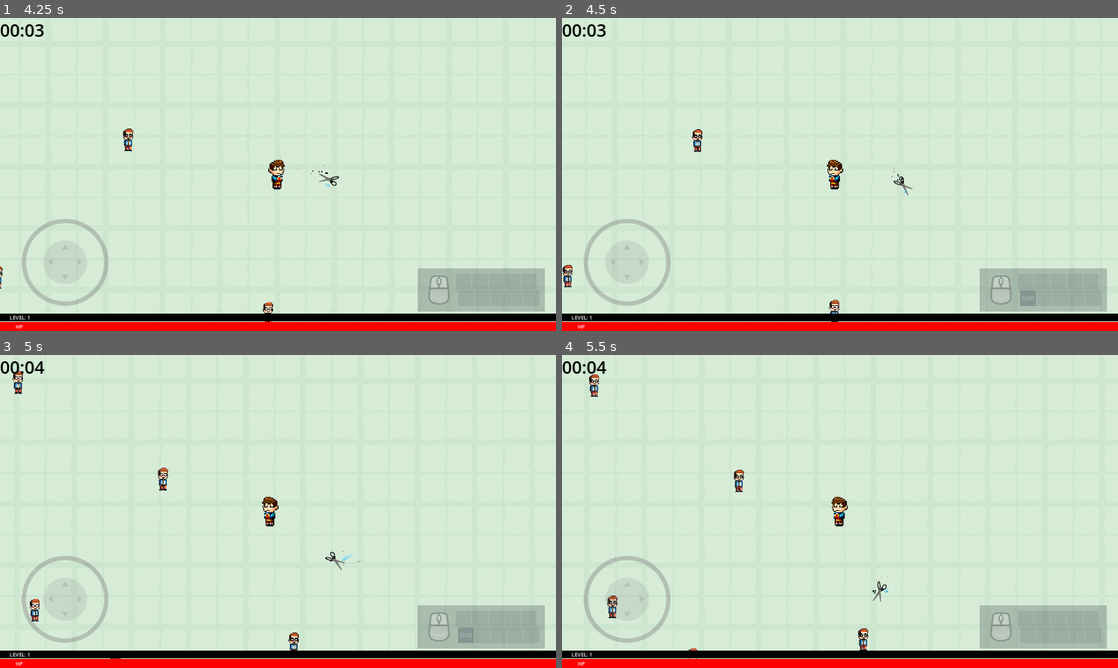
Above: before the commit, frames 1-4 (two rows, left to right).
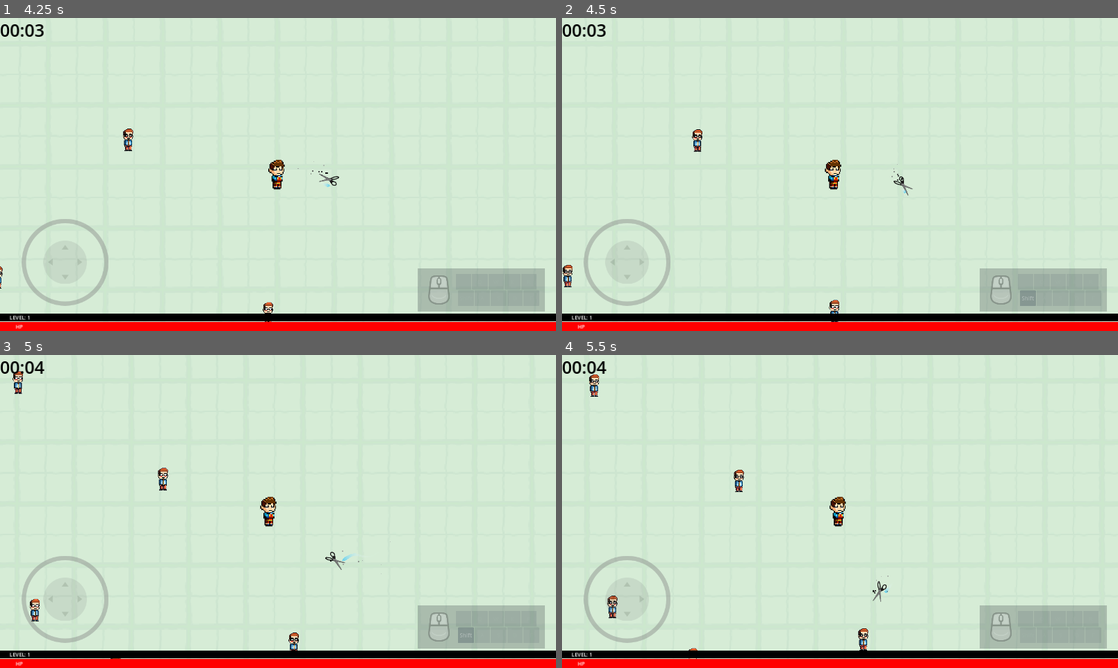
Above: after the commit, the same moments.

Repository: kickflip-games/papercut
Game: Godot game, scene res://scenes/game_flow/gameplay/game.tscn
The game is run twice, just before and just after one commit, with the same random seed, the same clock (stepped at 60 frames per second) and the same inputs.
Inputs (mouse positions are in pixels of both pictures, inside the frame that each line leads up to):
- Up to frame 1 (4.25 s): click "Scissor" at 0.5 s; tap Enter (ui_accept) at 1.25, 1.52 s; move the mouse to (400, 158) at 1.27 s; hold Right (ui_right) 1.28-2 s; hold U (LevelUp) 1.28-2 s; click (400, 158) at 1.42 s; drag from (166, 190) to (289, 174) at 2.02 s; move the mouse to (333, 105) at 2.77 s; hold Right (ui_right) 2.78-3.5 s; hold Space (shoot) 2.78-3.5 s; drag from (250, 237) to (289, 174) at 3.52 s
- Up to frame 2 (4.5 s): move the mouse to (1006, 221) at 4.27 s; hold Left (ui_left) from 4.28 s (still down); hold Shift from 4.28 s (still down)
- Up to frame 3 (5 s): keep holding Left (ui_left); keep holding Shift; tap Enter (ui_accept) at 4.52 s
- Up to frame 4 (5.5 s): release Left (ui_left) at 5 s; release Shift at 5 s; drag from (673, 464) to (828, 511) at 5.02 s

Frame 1 is identical in both runs. In frame 2, 0.2% of the frame differs, in the area x 47-51%, y 45-55%; in frame 3, 0.2%; in frame 4, 0.2%, in the area x 48-52%, y 45-55%.

Commit message:
more sprite movement

Diff:
--- a/scenes/units/player/Player.gd
+++ b/scenes/units/player/Player.gd
@@ -40,11 +40,17 @@
 #		_current_speed = walk_speed
 	velocity = get_inputs() * _current_speed
 
-	if Input.is_action_pressed("ui_left"):
-		sprite.texture = load("res://assets/bla_assets/protagonist_left.png")
+	if Input.is_action_pressed("ui_left") && Input.is_action_pressed("ui_down"):
+		sprite.texture = load("res://assets/bla_assets/protagonist_downleft.png")
 
-	if Input.is_action_pressed("ui_right"):
+	if Input.is_action_pressed("ui_right") && Input.is_action_pressed("ui_down"):
 		sprite.texture = load("res://assets/bla_assets/protagonist.png")
+
+	if Input.is_action_pressed("ui_left") && Input.is_action_pressed("ui_up"):
+		sprite.texture = load("res://assets/bla_assets/protagonist-upleft.png")
+
+	if Input.is_action_pressed("ui_right") && Input.is_action_pressed("ui_up"):
+		sprite.texture = load("res://assets/bla_assets/protagonist-upright.png")
 
 	if is_alive:
 		move_and_slide()
Binary file added: assets/bla_assets/protagonist-upleft.png
Not shown, added: assets/bla_assets/protagonist-upleft.png.import
Binary file added: assets/bla_assets/protagonist-upright.png
Not shown, added: assets/bla_assets/protagonist-upright.png.import
Renamed: assets/bla_assets/protagonist_left.png -> assets/bla_assets/protagonist_downleft.png
Not shown, added: assets/bla_assets/protagonist_downleft.png.import
